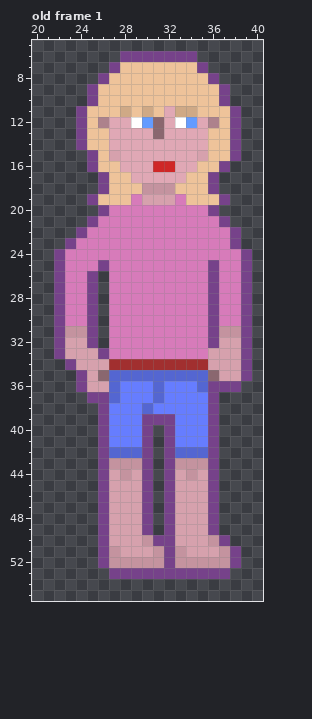
Pixel-art file, stored at art/characters/sarah.aseprite. That is the earlier state.
64x64 pixels, 1 frame. Shown: old frame 1: x 20..40, y 5..55. The commit also changed other frames, which this record leaves out.
The same view after the edit:
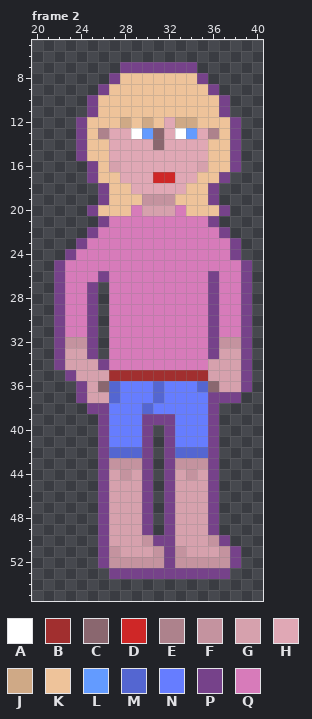
Palette (. is transparent): A #ffffff  B #a12f2f  C #8a676f  D #cf2727  E #ad828c  F #c4939f  G #d6a1ad  H #e0a8b5  J #cfa986  K #eec39a  L #639bff  M #5466d1  N #667dff  P #76428a  Q #d77bba
A new or re-ordered frame is compared with the old frame closest to it.
What changed:
frames 1 -> 6
Frame 2 is new; against old frame 1:
Colour A replaces colour H in row 13 at x 29 and 33.
Colour B replaces colour M in row 35 at x 27 to 35.
Colour C replaces colour G in row 36 at x 26.
Colour C replaces colour H in row 14 at x 31.
Colour C replaces colour P in row 36 at x 36.
Colour D replaces colour H in row 17 at x 31 to 32.
Colour E replaces colour K in row 13 at x 26 and 36.
Colour F replaces colour G in row 19 at x 30 to 32; in row 32 at x 23 to 24 and 37 to 38.
Colour G replaces colour C in row 35 at x 26 and 36.
Colour G replaces colour K in row 16 at x 27 and 35.
Colour G replaces colour P in row 34 at x 23; in row 35 at x 24; in row 36 at x 37 to 38; in row 37 at x 25 to 26.
Colour G replaces colour Q in row 20 at x 30 to 32.
Colour H replaces colour D in row 16 at x 31 to 32.
Colour H replaces colour F in row 18 at x 30 to 32.
Colour H replaces colour G in row 15 at x 27 and 35.
Colour H replaces colour K in row 17 at x 28 and 34; in row 18 at x 29 and 33.
Colour J replaces colour A in row 12 at x 33.
Colour J replaces colour H in row 12 at x 28.
Colour J replaces colour L in row 12 at x 30 and 34.
Colour K replaces colour A in row 12 at x 29.
Colour K replaces colour C in row 12 at x 31.
Colour K replaces colour E in row 12 at x 26 and 36.
Colour K replaces colour H in row 11 at x 32; in row 12 at x 27 and 35.
Colour K replaces colour J in row 11 at x 28, 30 and 33 to 34.
Colour K replaces colour P in row 15 at x 25; in row 16 at x 37; in row 17 at x 26 and 36; in row 20 at x 26 and 36.
Colour K replaces colour Q in row 19 at x 29 and 33; in row 20 at x 27 to 28 and 34 to 35.
Colour L replaces colour H in row 13 at x 30 and 34.
Colour P is added in row 15 at x 24; in row 16 at x 38; in row 17 at x 25 and 37; in row 20 at x 25 and 37; in row 26 at x 26; in row 34 at x 22.
Colour P is added in row 35 at x 23; in row 36 at x 39; in row 37 at x 24 and 37 to 38; in row 38 at x 25.
Colour P replaces colour G in row 33 at x 25 and 36; in row 34 at x 26.
Colour P replaces colour K in row 7 at x 28 to 34; in row 8 at x 27 and 35; in row 9 at x 26 and 36; in row 11 at x 25 and 37; in row 19 at x 26 and 36.
Colour P replaces colour Q in row 21 at x 26 and 36; in row 22 at x 25 and 37; in row 23 at x 24; in row 24 at x 23 and 38.
Colour Q replaces colour B in row 34 at x 27 to 35.
Colour Q replaces colour F in row 31 at x 23 to 24 and 37 to 38.
Colour Q replaces colour P in row 25 at x 26 and 36; in row 26 at x 25.
Colour P is removed in row 6 at x 28 to 34; in row 7 at x 27 and 35; in row 8 at x 26 and 36; in row 9 at x 25 and 37; in row 11 at x 24 and 38; in row 19 at x 25 and 37.
Colour P is removed in row 21 at x 25 and 37; in row 22 at x 24 and 38; in row 23 at x 23; in row 24 at x 22 and 39; in row 33 at x 26.
Boxes around the changes in both pictures, in picture pixels (x1, y1, x2, y2):
changed: (54, 51, 252, 414)
